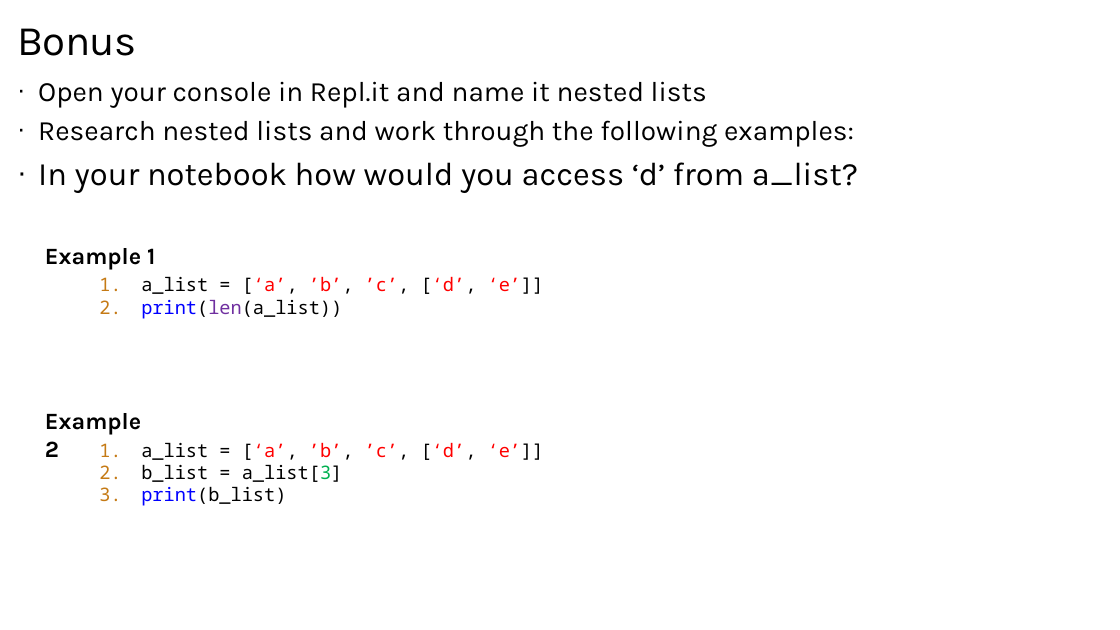
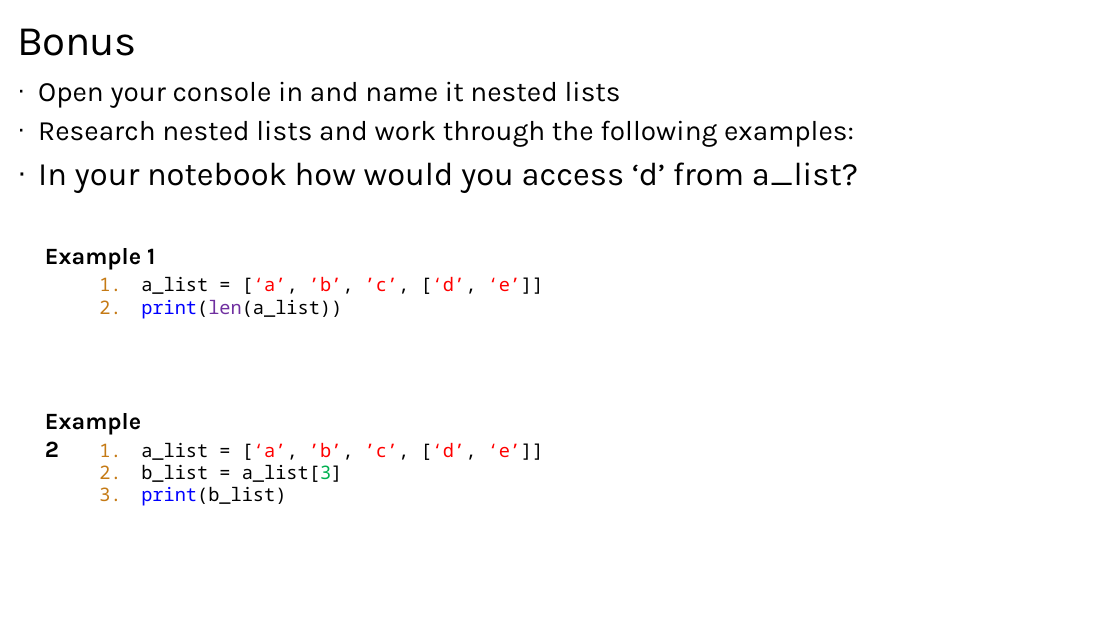
Before and after one commit to TEALSK12/2nd-semester-introduction-to-computer-science, a slide deck: slide 9 of units/2_unit/slidedecks/Intro Python 2.04 TEALS.pptx. Drawn at 1120x630 pixels with LibreOffice and Linux fonts; fonts in the diff are those of the drawing; background and template pictures are left out. Boxes give left, top, right and bottom in pixels: in the first picture for what was removed or moved away, otherwise in the second. Text is boxed around its words. In the diff, an @@ line names an element or a change of style, - is before the commit and + after.

Commit message:
Remove Repl

```diff
--- a/units/2_unit/slidedecks/Intro Python 2.04 TEALS.pptx
+++ b/units/2_unit/slidedecks/Intro Python 2.04 TEALS.pptx
@@ text at [38, 81, 621, 107]: text changed @@
-· Open your console in Repl.it and name it nested lists
+· Open your console in and name it nested lists
```
Also in this commit, not shown: 1 other file.
